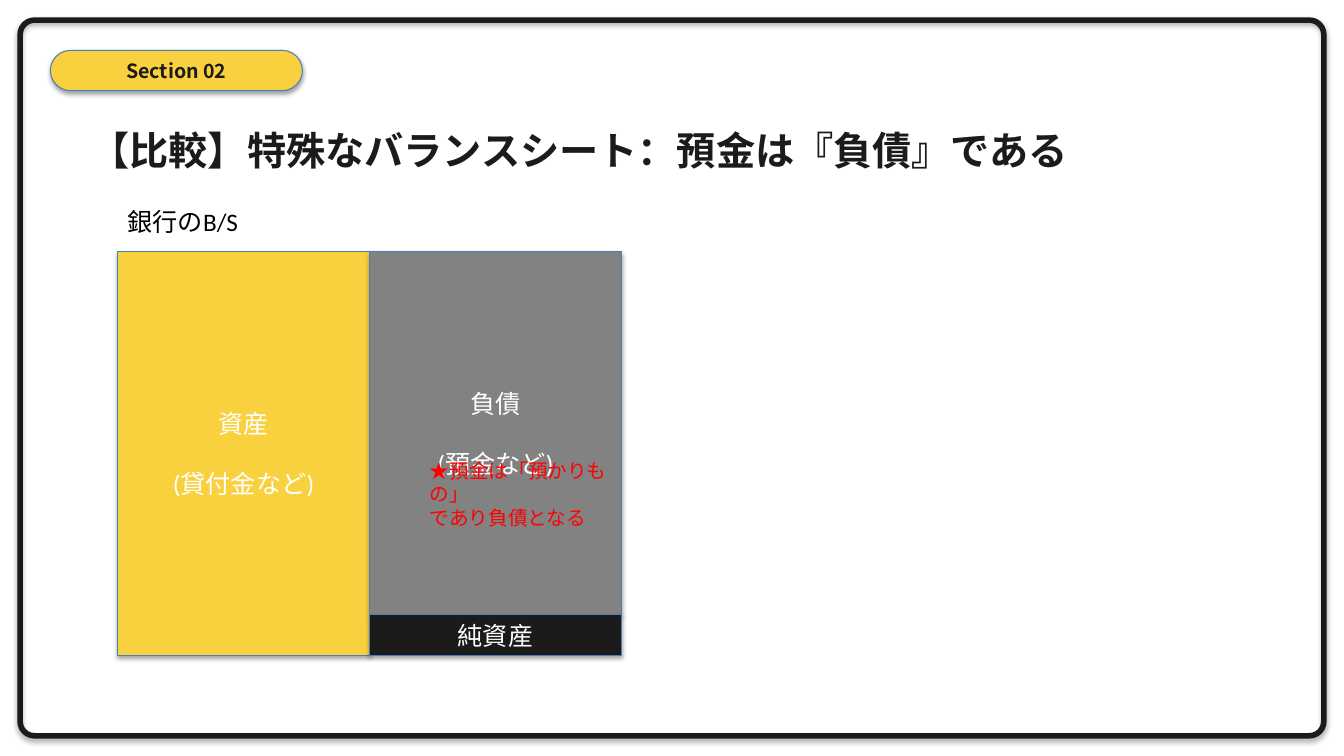
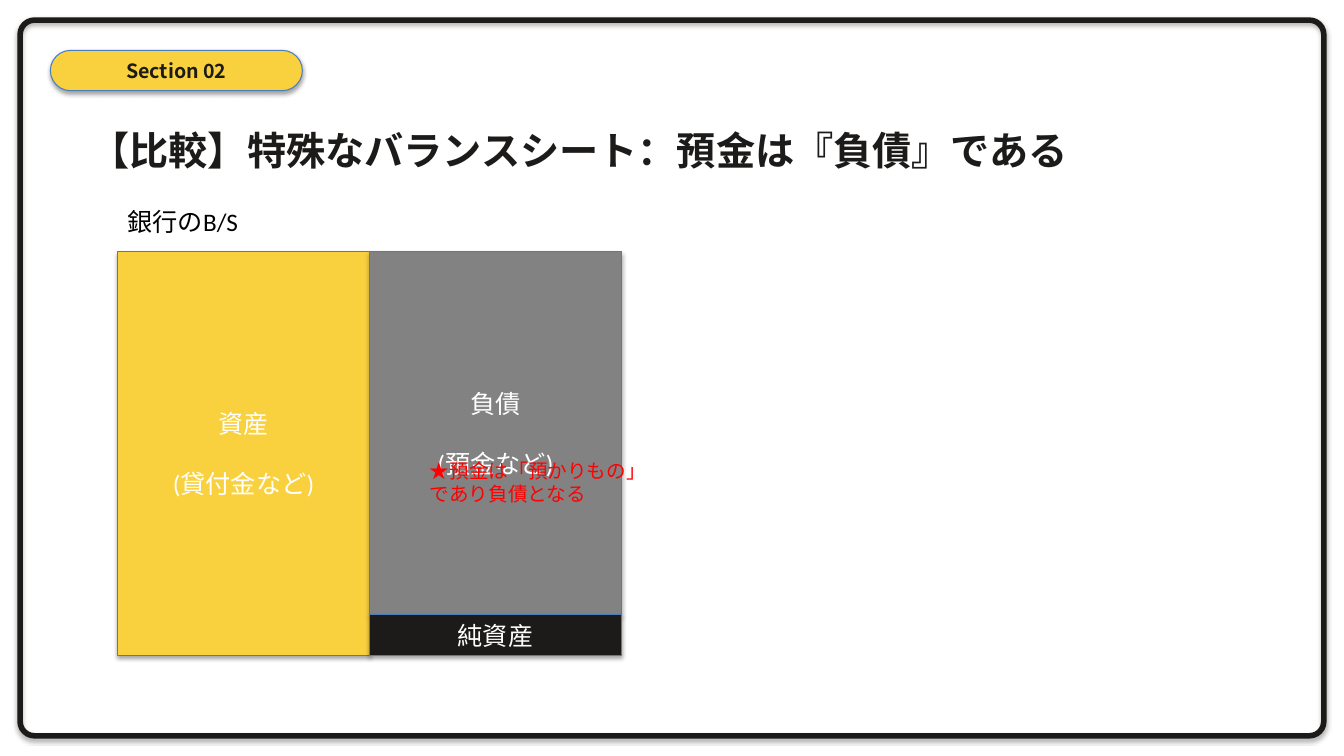
Before and after one commit to xilicrysta/bank-pptx, a slide deck: slide 13 of design-strategy/bank_strategy_presentation.pptx. Drawn at 1344x756 pixels with LibreOffice and Linux fonts; fonts in the diff are those of the drawing. Boxes give left, top, right and bottom in pixels: in the first picture for what was removed or moved away, otherwise in the second. Text is boxed around its words. In the diff, an @@ line names an element or a change of style, - is before the commit and + after.

```diff
--- a/design-strategy/bank_strategy_presentation.pptx
+++ b/design-strategy/bank_strategy_presentation.pptx
@@ text "★預金は「預かりもの」 であり負債となる" rewrapped from (x1=430, y1=457, x2=607, y2=527) to (x1=430, y1=457, x2=646, y2=503) @@
```
Also in this commit, not shown: 4 other slides changed, 1 other file.
